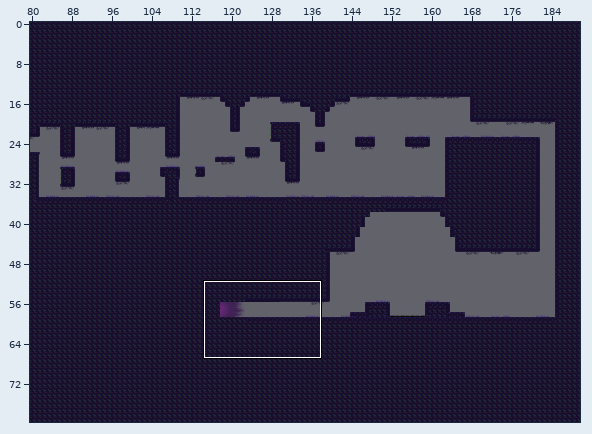
A Tiled map gets an edit: Juegos_de_desarrollo/Marc/Assets/Maps/Zona_oniricaDASH.tmx. Above, an overview of the earlier version with the close-up marked.
Close-up. Before the commit:
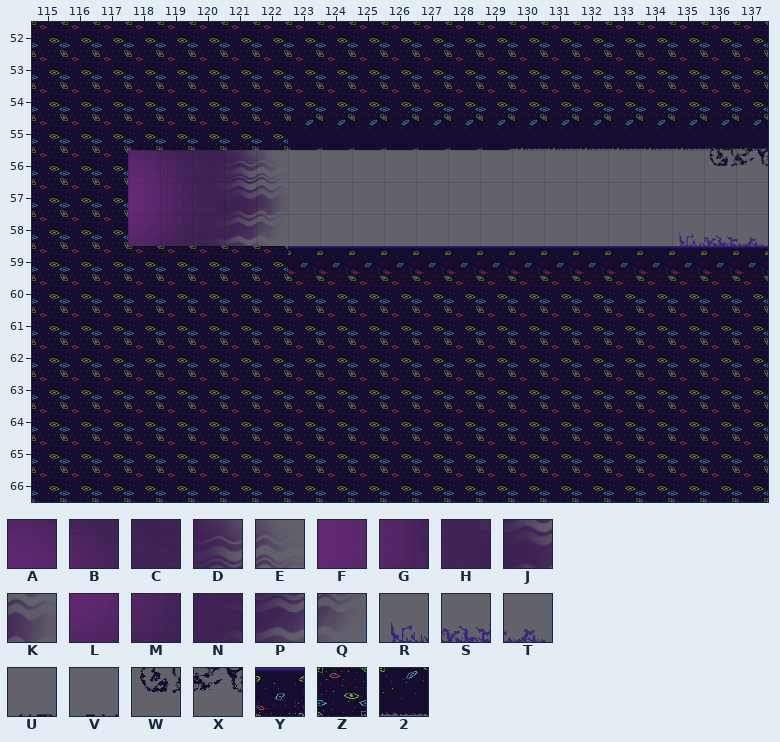
Cells are 64x64 px. Shown: x 115..137, y 52..66. The commit also changed other parts of the map, which this record leaves out.
Key: from "IMG_8413": A 0, B 1, C 2, D 3, E 4, F 5, G 6, H 7, J 8, K 9, L 10, M 11, N 12, P 13, Q 14; from "Props": R 0, S 1, T 2, U 19, V 20, W 27, X 28; from "Tileset_Zona_Onirica": Y 1, Z 9, 2 17.
_ is an empty cell, # one hidden under a higher layer.
Layers that did not change in this view are not listed.
Layer "Capa de patrones 1" before, first column x 115:
52 ZZZZZZZZZZZZZZZZZZZZZZZ
53 ZZZZZZZZZZZZZZZZZZZZZZZ
54 ZZZZZZZZZZZZZZZZZZZZZZZ
55 ZZZZZZZZZZZZZZZ22222222
56 ZZZ____________________
57 ZZZ____________________
58 ZZZ____________________
59 ZZZZZZZZ#######YYYYYYYY
60 ZZZZZZZZZZZZZZZZZZZZZZZ
61 ZZZZZZZZZZZZZZZZZZZZZZZ
62 ZZZZZZZZZZZZZZZZZZZZZZZ
63 ZZZZZZZZZZZZZZZZZZZZZZZ
64 ZZZZZZZZZZZZZZZZZZZZZZZ
65 ZZZZZZZZZZZZZZZZZZZZZZZ
66 ZZZZZZZZZZZZZZZZZZZZZZZ
Layer "Props" before, first column x 115:
52 _______________________
53 _______________________
54 _______________________
55 ________2222222______UV
56 ___ABCDE_____________WX
57 ___FGHJK_______________
58 ___LMNPQ____________RST
59 ________YYYYYYY________
60 _______________________
61 _______________________
62 _______________________
63 _______________________
64 _______________________
65 _______________________
66 _______________________
New version:
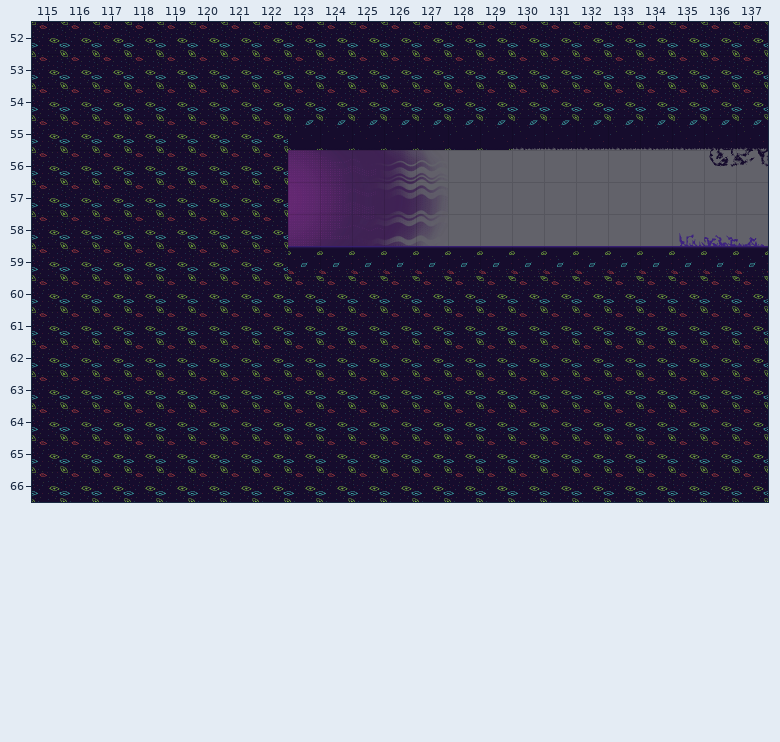
See-through tiles are keyed as they look on the map.
Edits made:
Changed rows in their new state; . is an unchanged cell.
Layer "Capa de patrones 1":
first column x 118:
56 ZZZZZ
57 ZZZZZ
58 ZZZZZ
Layer "Props":
first column x 118:
56 _____ABCDE
57 _____FGHJK
58 _____LMNPQ
Pixel boxes of the changes (left, top, right, bottom) in both close-ups:
changed: (128, 150, 448, 246)
